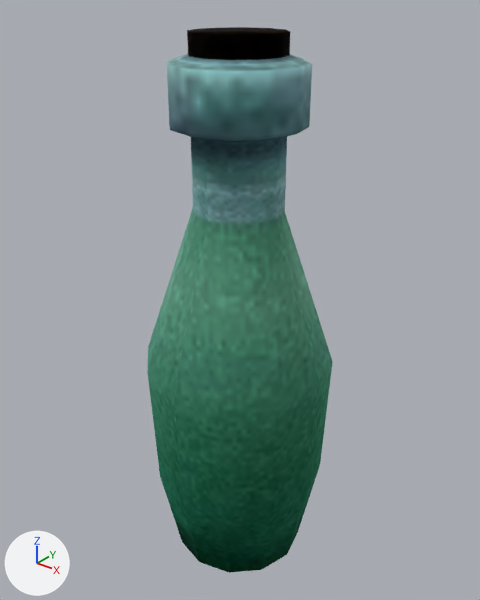
The glTF model assets/models/ITMI_ALCHEMY_QUICKSILVER_01.glb: old version first, new version second.
Rendered twice from a 50 mm lens placed at (0.166, -0.219, 0.278), pointed at (-0.012, 0.003, 0.14). Arrows for +X, +Y and +Z are at lower left; the lights stay in place. Vertices at the same position are counted once.

Script lines for the objects in view, before the commit:
```python
mat_km_food_01 = principled_material('KM_FOOD_01')
mat_km_food_01.texture = img_km_food_01
mat_km_food_01.metallic = 1.0
mat_km_food_01.roughness = 1.0
me_mesh = bpy.data.meshes.new('Mesh')
me_mesh.from_pydata(...)  # 108 vertices, 212 faces; spans x -0.055..0.035, y -0.046..0.045, z 0.002..0.259
me_mesh.materials.append(mat_km_food_01)  # picture img_km_food_01
ob_mesh = bpy.data.objects.new('Mesh', me_mesh)
ob_mesh.location = (0.0, 0.0, 0.0)
```
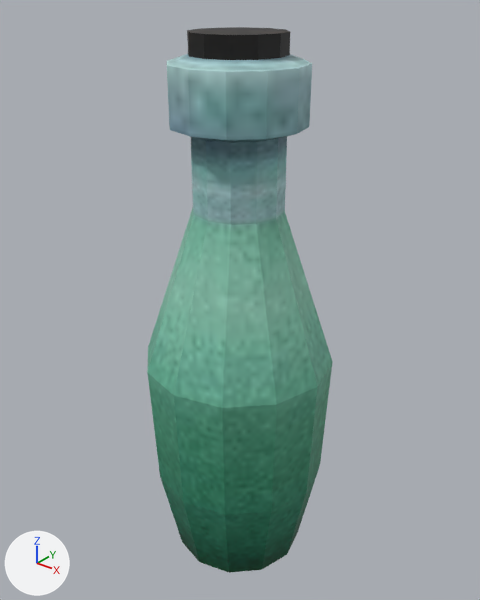
Location of each change, [x1, y1, x2, y2] in pixels of the pictures (480 x 600 px):
```json
{"object": "Mesh", "change": "surface changed, shading changed", "before": [147, 27, 333, 573], "after": [147, 27, 333, 573]}
{"part": 1, "of": "me_mesh", "change": "shading changed", "before": [171, 27, 312, 225], "after": [171, 27, 312, 225]}
```

The change, as JSON lines over the scene's bpy script:
```json
{"op": "set", "path": "mat_km_food_01.metallic", "old": "1.0", "new": "0.0"}
{"op": "set", "path": "mat_km_food_01.roughness", "old": "1.0", "new": "0.5"}
{"block": "me_mesh", "where": "me_mesh.from_pydata(...)  # 108 vertices, 212 faces; spans x -0.055..0.035, y -0.046..0.045, z 0.002..0.259"}
{"block": "me_mesh", "where": "# used by ob_mesh; location = (0.0, 0.0, 0.0)"}
{"block": "me_mesh", "change": "me_mesh part 1: 53 of the faces centred in x -0.038..0.018, y -0.02..0.019, z 0.197..0.259 are now shaded flat"}
```
